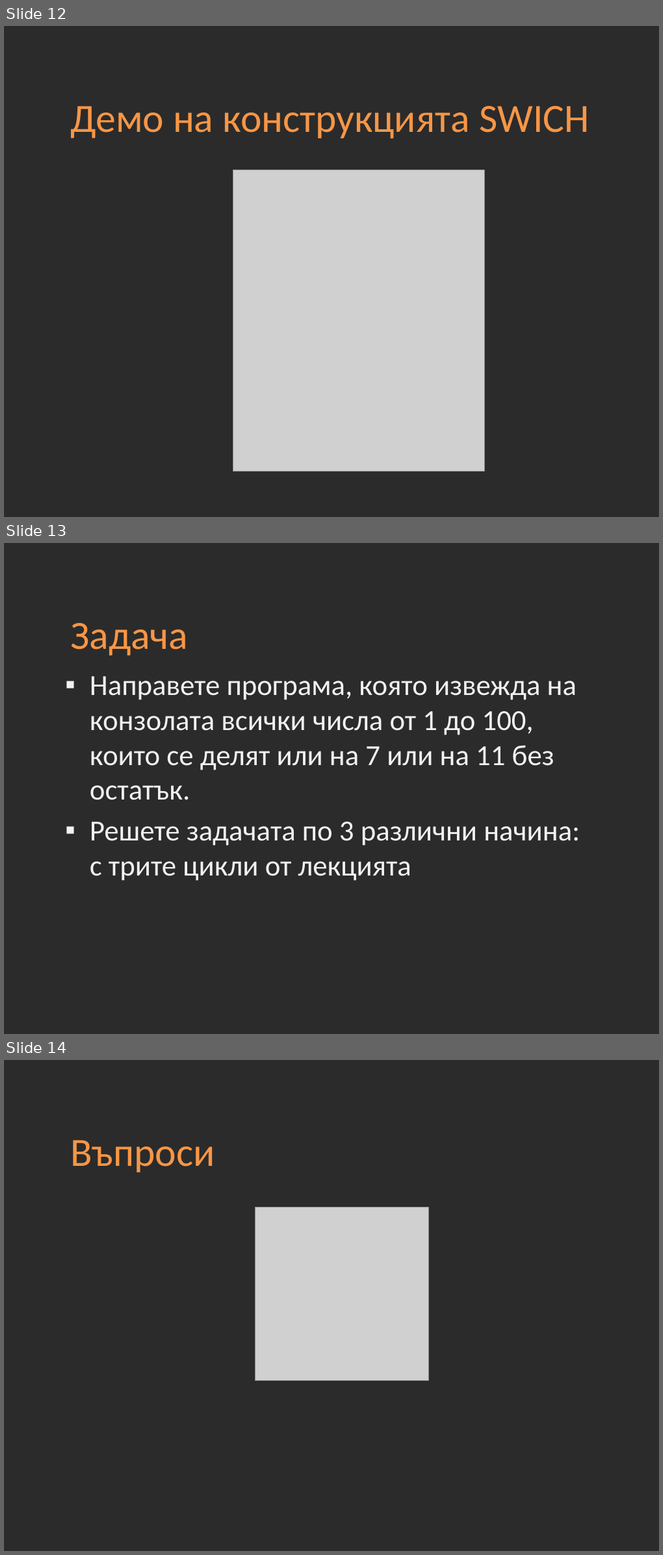
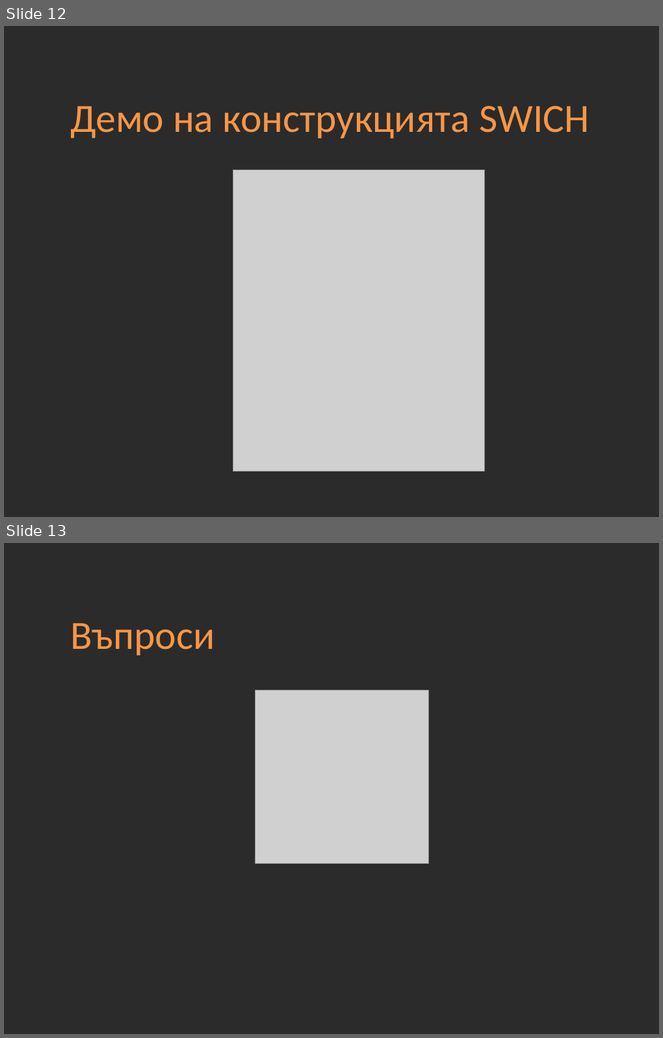
Before and after one commit to Academy-Soft-Intellect/Programming-Introduction-Course, a slide deck: 04-Conditions.pptx. Shown one above the other, each under a label of ours: slides 12, 13 and 14 before the commit, slides 12 and 13 after it. The pictures are 663x1555 and 663x1038 pixels, drawn with LibreOffice and Linux fonts; fonts in the diff are those of the drawing; grey boxes stand for pictures; background and template pictures are left out; a plain dark background stands for a picture behind light text. Boxes give left, top, right and bottom in pixels: in the first picture for what was removed or moved away, otherwise in the second. Text is boxed around its words. In the diff, an @@ line names an element or a change of style, - is before the commit and + after.

```diff
--- a/04-Conditions.pptx
+++ b/04-Conditions.pptx
@@ slide 13 removed at (4,543,659,1034), background picture (left out) @@
@@ title removed at (70,623,188,655) @@
-Задача
@@ text removed at (90,676,580,881) @@
-▪ Направете програма, която извежда на конзолата всички числа от 1 до 100, които се делят или на 7 или на 11 без остатък.
-▪ Решете задачата по 3 различни начина: с трите цикли от лекцията
@@ what was slide 14 is now slide 13 @@
```
Also in this commit, not shown: 11 other files.
